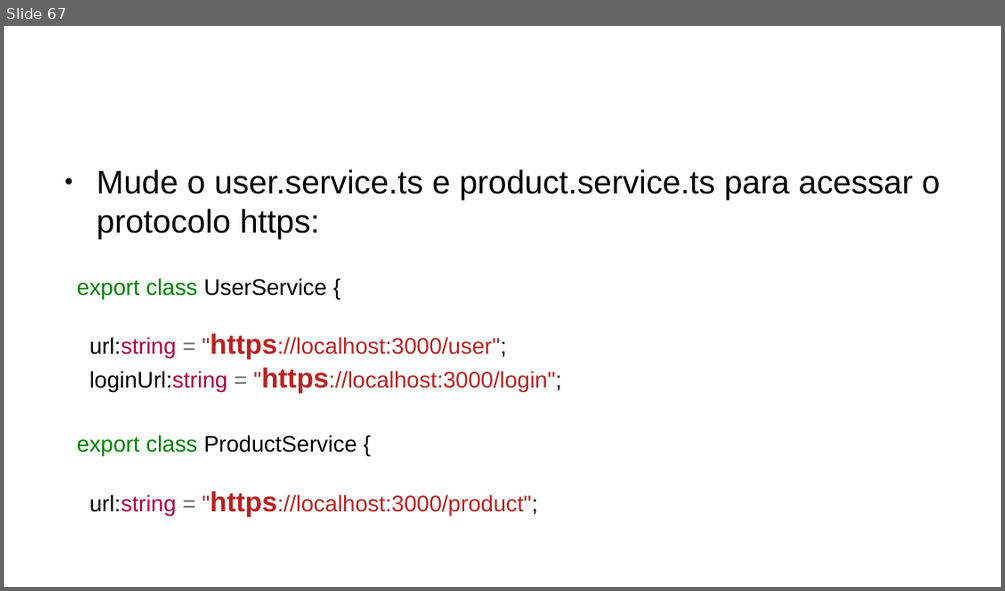
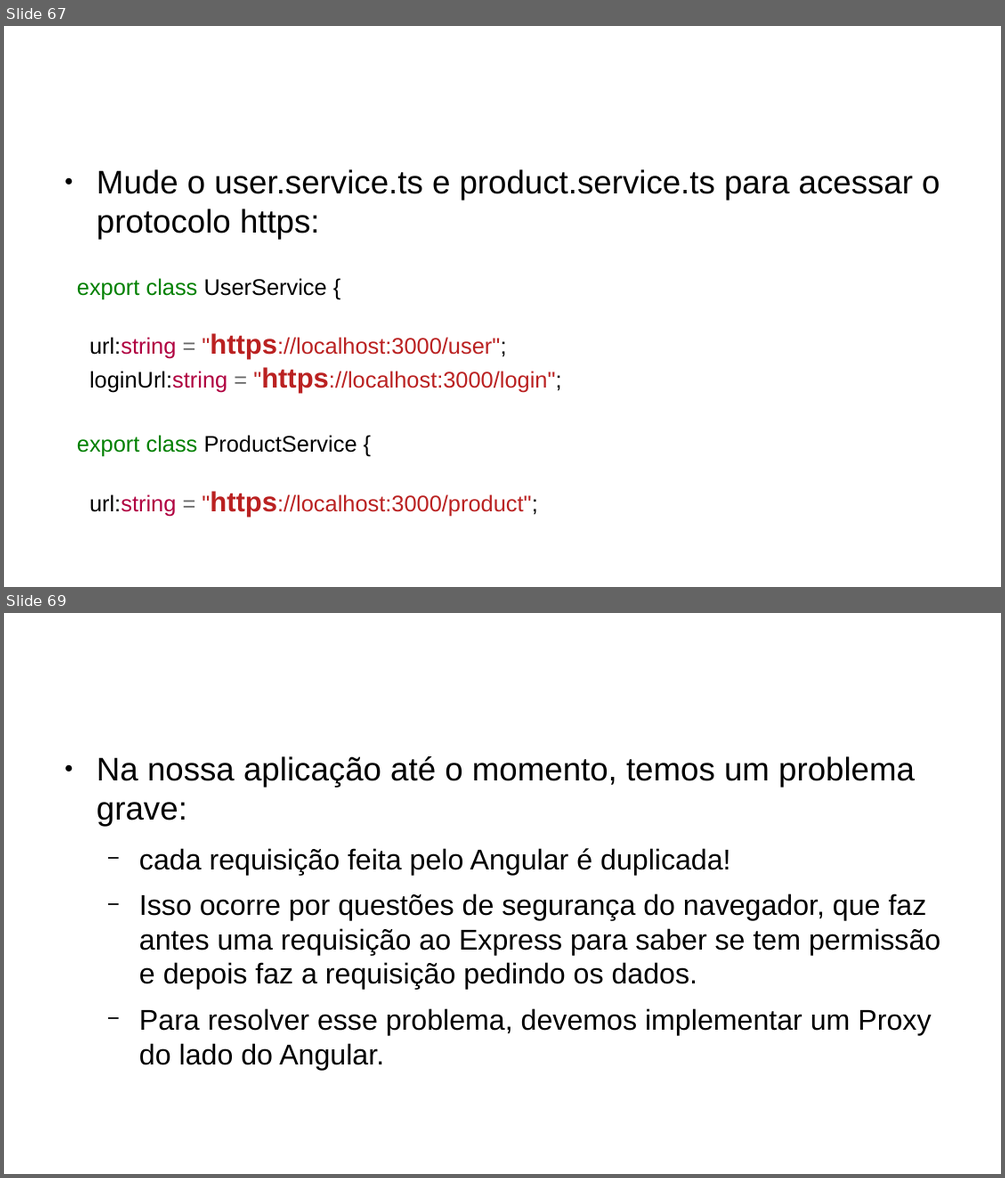
Before and after one commit to CCastro01/PIW-2019_1, a slide deck: SLIDES/14-Refatoração do Projeto CRUD.odp. Shown one above the other, each under a label of ours: slide 67 before the commit, slides 67 and 69 after it; the slides between them are not shown. The pictures are 1005x591 and 1005x1178 pixels, drawn with LibreOffice and Linux fonts; fonts in the diff are those of the drawing; background and template pictures are left out. Boxes give left, top, right and bottom in pixels: in the first picture for what was removed or moved away, otherwise in the second. Text is boxed around its words. In the diff, an @@ line names an element or a change of style, - is before the commit and + after.

```diff
--- a/SLIDES/14-Refatoração do Projeto CRUD.odp
+++ b/SLIDES/14-Refatoração do Projeto CRUD.odp
@@ slide 69 added at (x1=4, y1=613, x2=1001, y2=1174), background #FFFFFF @@
@@ text added at (x1=97, y1=756, x2=940, y2=1070), 22.8 pt, text #000000 @@
+● Na nossa aplicação até o momento, temos um problema grave:
+  − cada requisição feita pelo Angular é duplicada!
+  − Isso ocorre por questões de segurança do navegador, que faz antes uma requisição ao Express para saber se tem permissão e depois faz a requisição pedindo os dados.
+  − Para resolver esse problema, devemos implementar um Proxy do lado do Angular.
@@ title added at (x1=858, y1=1010, x2=930, y2=1035), 35.7 pt, text #FFFFFF @@
+Proxy
```
Also in this commit, not shown: 8 other slides added, 18 other files.
